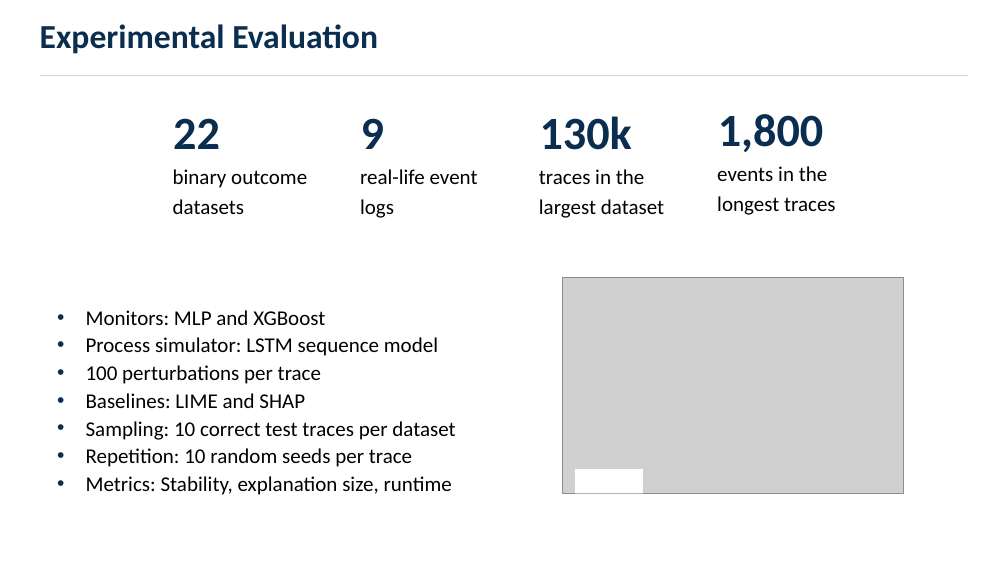
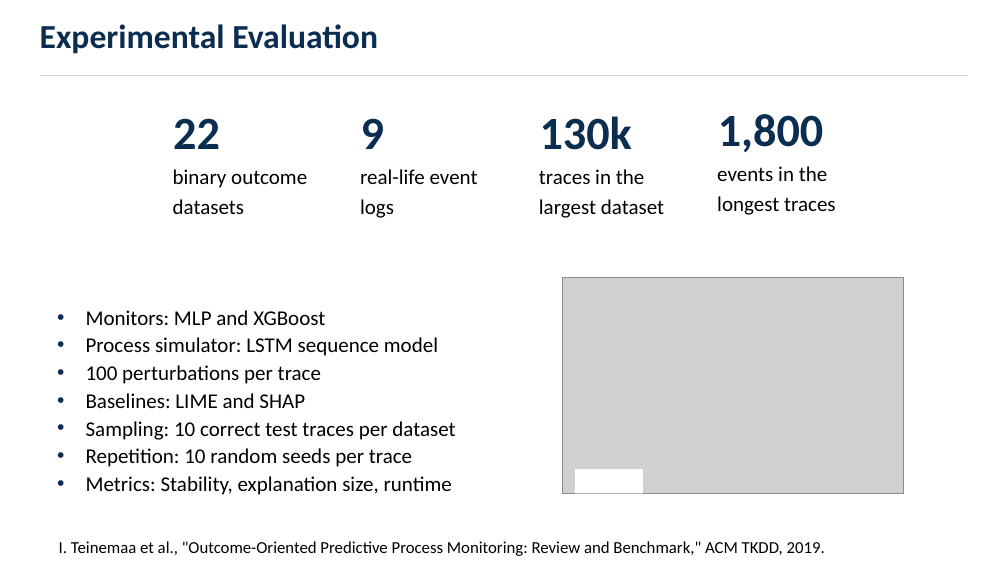
Before and after one commit to tomyaacov/tomyaacov.github.io, a slide deck: slide 11 of files/ICDM2026.pptx. Drawn at 1008x567 pixels with LibreOffice and Linux fonts; fonts in the diff are those of the drawing; grey boxes stand for pictures. Boxes give left, top, right and bottom in pixels: in the first picture for what was removed or moved away, otherwise in the second. Text is boxed around its words. In the diff, an @@ line names an element or a change of style, - is before the commit and + after.

```diff
--- a/files/ICDM2026.pptx
+++ b/files/ICDM2026.pptx
@@ text added at bbox=[59, 541, 825, 556], 16 pt, text #000000 @@
+I. Teinemaa et al., "Outcome-Oriented Predictive Process Monitoring: Review and Benchmark," ACM TKDD, 2019.
```
Also in this commit, not shown: 3 other slides changed.
